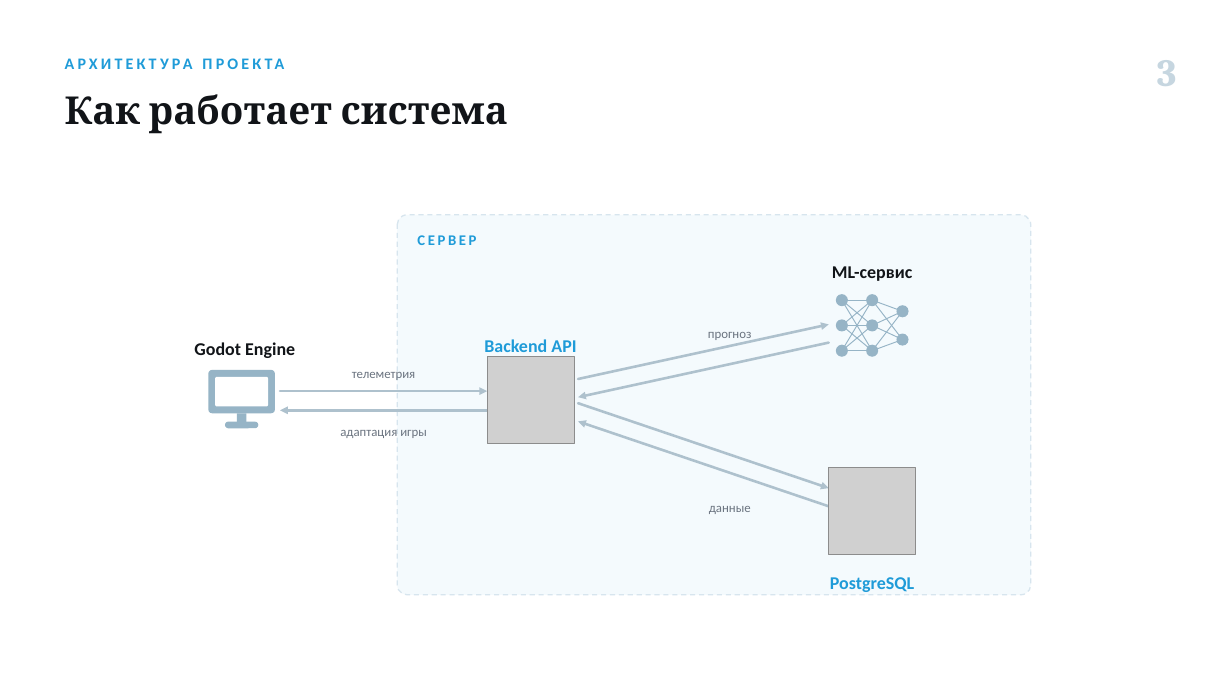
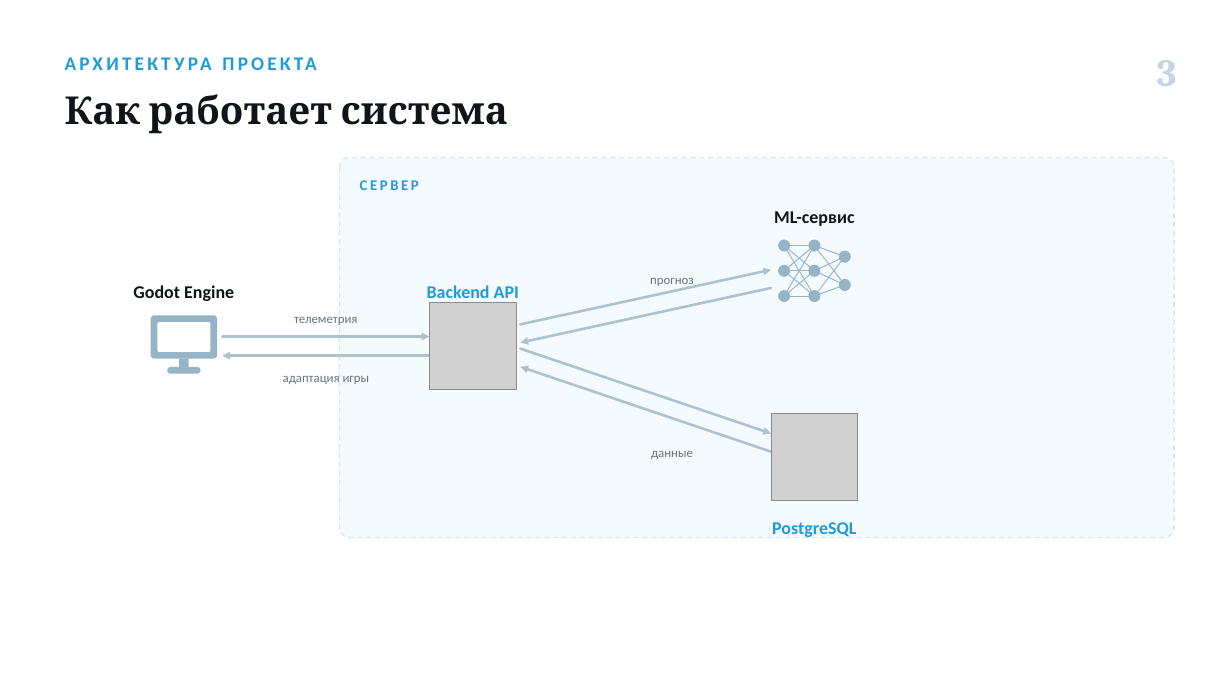
Before and after one commit to Antizi/diplom-Game_Plugs_Ai, a slide deck: slide 3 of presentations/Самигуллин_ВКР_серверное-решение.pptx. Drawn at 1232x693 pixels with LibreOffice and Linux fonts; fonts in the diff are those of the drawing; grey boxes stand for pictures. Boxes give left, top, right and bottom in pixels: in the first picture for what was removed or moved away, otherwise in the second. Text is boxed around its words. In the diff, an @@ line names an element or a change of style, - is before the commit and + after.

```diff
--- a/presentations/Самигуллин_ВКР_серверное-решение.pptx
+++ b/presentations/Самигуллин_ВКР_серверное-решение.pptx
@@ text "АРХИТЕКТУРА ПРОЕКТА" at [65, 47, 897, 78]: size 12.5 to 15 pt @@
@@ rounded rectangle: place and size @@
-rounded rectangle at [397, 215, 1031, 595]
+rounded rectangle at [339, 158, 1174, 538]
@@ 9 lines, 3 ellipses, 2 arrows, 1 picture, 1 text, 1 rounded rectangle: place and size @@
-9 lines, 3 ellipses, 2 arrows, 1 picture, 1 text, 1 rounded rectangle at [208, 294, 878, 444]
+9 lines, 3 ellipses, 2 arrows, 1 picture, 1 text, 1 rounded rectangle at [151, 239, 821, 389]
@@ 8 texts, 6 lines, 5 ellipses, 4 arrows, 3 rounded rectangles, 1 picture: place and size @@
-8 texts, 6 lines, 5 ellipses, 4 arrows, 3 rounded rectangles, 1 picture at [194, 235, 916, 592]
+8 texts, 6 lines, 5 ellipses, 4 arrows, 3 rounded rectangles, 1 picture at [133, 180, 858, 537]
```
Also in this commit, not shown: 9 other slides changed, 6 other files.
